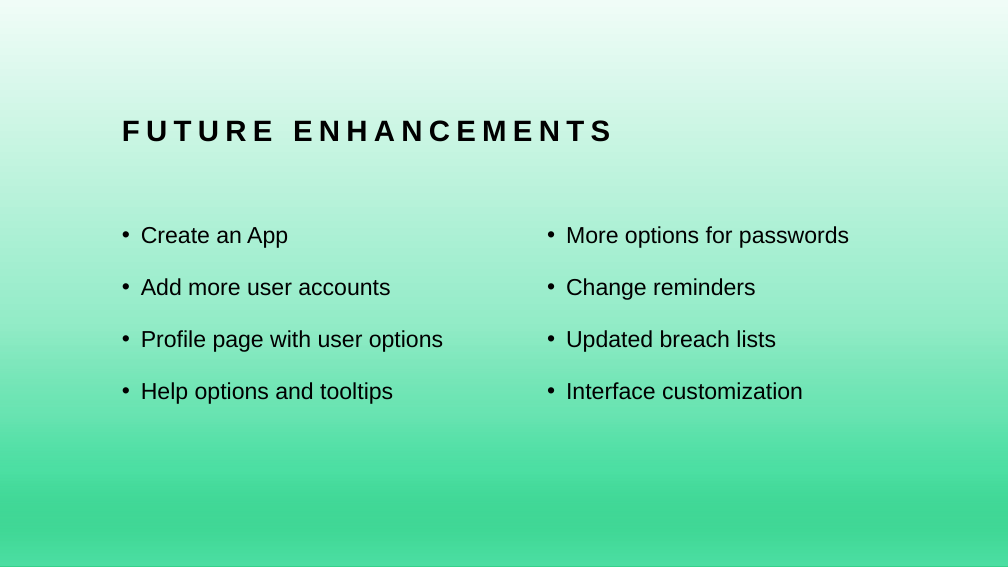
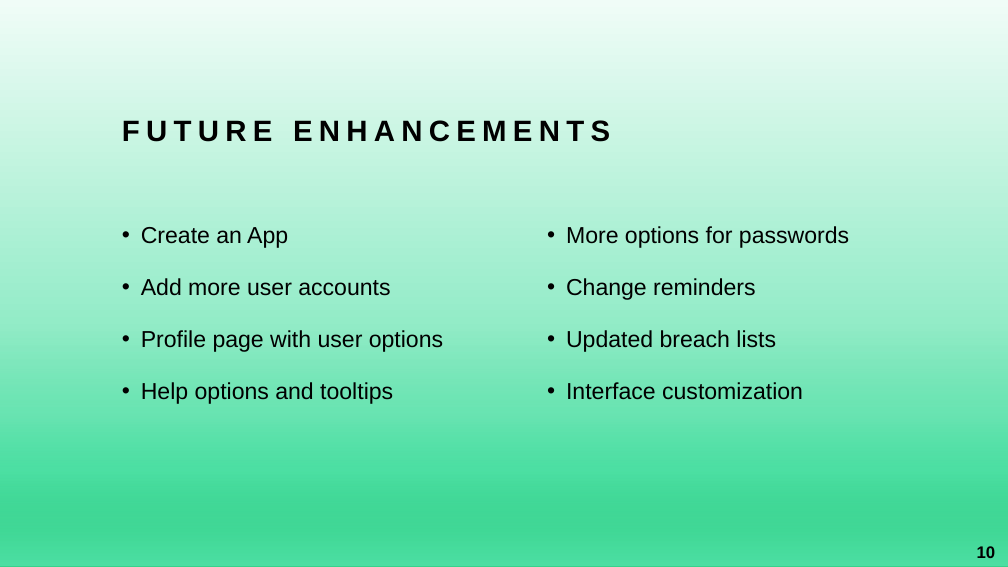
Before and after one commit to logon02/CSU-Senior-Project, a slide deck: slide 10 of docs/DefensePresentation.pptx. Drawn at 1008x567 pixels with LibreOffice and Linux fonts; fonts in the diff are those of the drawing. Boxes give left, top, right and bottom in pixels: in the first picture for what was removed or moved away, otherwise in the second. Text is boxed around its words. In the diff, an @@ line names an element or a change of style, - is before the commit and + after.

```diff
--- a/docs/DefensePresentation.pptx
+++ b/docs/DefensePresentation.pptx
@@ page number added at (977, 546, 996, 558), 16 pt, text #000000, bold @@
+10
```
Also in this commit, not shown: 9 other slides changed.
